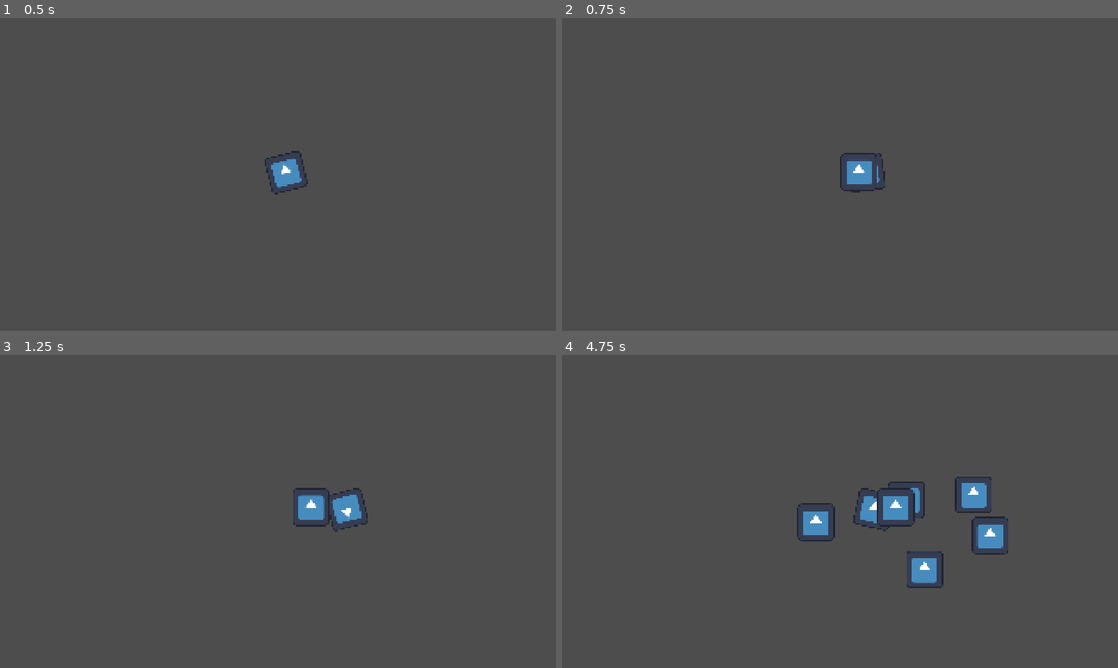
Above: before the commit, frames 1-4 (two rows, left to right).
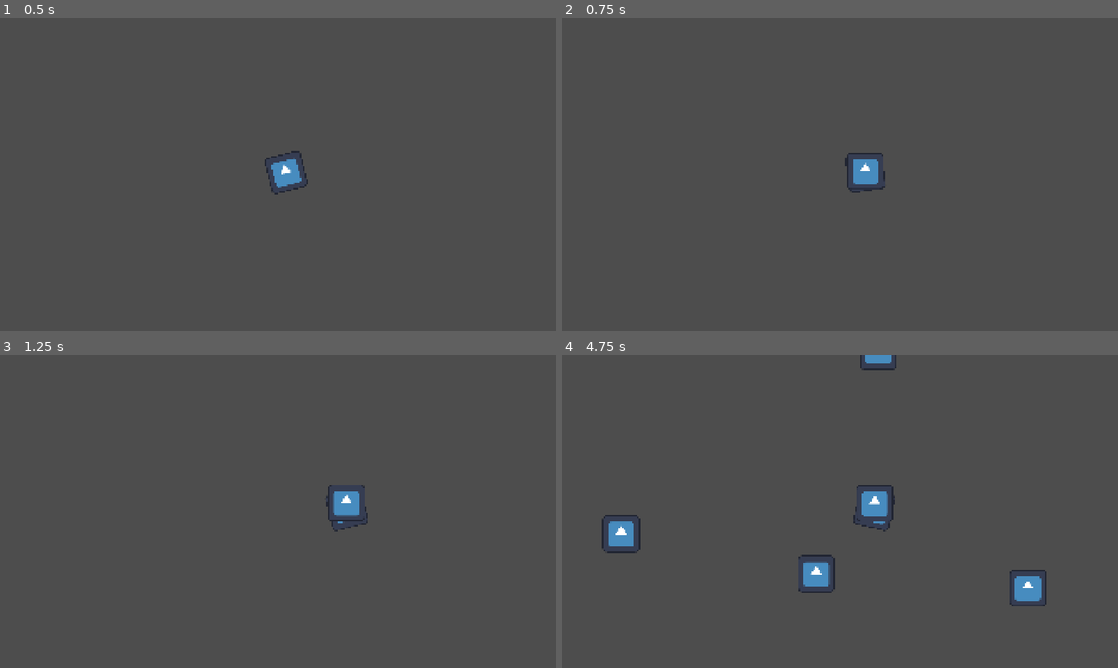
Above: after the commit, the same moments.

Repository: snowWolf350/topdown
Game: Godot game, scene res://Scenes/game.tscn
The game is run twice, just before and just after one commit, with the same random seed, the same clock (stepped at 60 frames per second) and the same inputs. The engine's default icon, where the game draws it, is replaced by a stand-in: a white triangle on a blue panel in a dark square.
Inputs (mouse positions are in pixels of both pictures, inside the frame that each line leads up to):
- Up to frame 1 (0.5 s): no input
- Up to frame 2 (0.75 s): tap Enter at 0.5 s; move the mouse to (962, 158) at 0.52 s; hold D (right) from 0.53 s (still down); click (962, 158) at 0.6 s
- Up to frame 3 (1.25 s): keep holding D (right)
- Up to frame 4 (4.75 s): move the mouse to (728, 527) at 1.27 s; release D (right) at 1.28 s; hold S (down) 1.28-2.03 s; click (728, 527) at 1.35 s; move the mouse to (895, 442) at 2.02 s; hold D (right) 2.03-2.78 s; click (895, 442) at 2.1 s; move the mouse to (812, 574) at 2.77 s; hold W (up) 2.78-3.53 s; click (812, 574) at 2.85 s; move the mouse to (1006, 558) at 3.52 s; hold A (left) from 3.53 s (still down); click (1006, 558) at 3.6 s; move the mouse to (673, 464) at 4.27 s; click (673, 464) at 4.35 s

Frame 1 is identical in both runs. In frame 2, 0.3% of the frame differs, in the area x 50-58%, y 43-56%; in frame 3, 0.8%; in frame 4, 4.4%, in the area x 7-88%, y 0-81%.

Commit message:
Added wall

Diff:
--- a/Scenes/bullet.gd
+++ b/Scenes/bullet.gd
@@ -1,7 +1,7 @@
 extends Area2D
 
 var aimDir
-const bulletSpeed = 100
+const bulletSpeed = 300
 
 func SetAimDir(aimdir : Vector2) -> void :
 	aimDir = aimdir
@@ -9,3 +9,9 @@
 # Called every frame. 'delta' is the elapsed time since the previous frame.
 func _process(delta: float) -> void:
 	position -= aimDir * delta * bulletSpeed
+
+
+
+func _on_area_entered(area: Area2D) -> void:
+	print(area.name)
+	queue_free()
--- a/Scenes/bullet.tscn
+++ b/Scenes/bullet.tscn
@@ -6,6 +6,7 @@
 [sub_resource type="CircleShape2D" id="CircleShape2D_cuoye"]
 
 [node name="Bullet" type="Area2D" unique_id=1519333801]
+collision_layer = 2
 script = ExtResource("1_xjght")
 
 [node name="CollisionShape2D" type="CollisionShape2D" parent="." unique_id=1728637509]
@@ -13,3 +14,5 @@
 
 [node name="Sprite2D" type="Sprite2D" parent="." unique_id=1201274522]
 texture = ExtResource("2_oduel")
+
+[connection signal="area_entered" from="." to="." method="_on_area_entered"]
--- a/Scenes/game.tscn
+++ b/Scenes/game.tscn
@@ -4,6 +4,9 @@
 [ext_resource type="Script" uid="uid://4ryior8cipbc" path="res://Scenes/character_body_2d.gd" id="1_qxrlw"]
 
 [sub_resource type="RectangleShape2D" id="RectangleShape2D_cuoye"]
+
+[sub_resource type="RectangleShape2D" id="RectangleShape2D_ycag2"]
+size = Vector2(1985, 55)
 
 [node name="Game" type="Node2D" unique_id=927281506]
 
@@ -17,3 +20,11 @@
 
 [node name="Sprite2D" type="Sprite2D" parent="Player" unique_id=1666125707]
 texture = ExtResource("1_ebmjs")
+
+[node name="wall" type="Area2D" parent="." unique_id=1733927009]
+position = Vector2(835, -80)
+collision_mask = 2
+
+[node name="CollisionShape2D" type="CollisionShape2D" parent="wall" unique_id=404368603]
+position = Vector2(94.5, 17.5)
+shape = SubResource("RectangleShape2D_ycag2")
